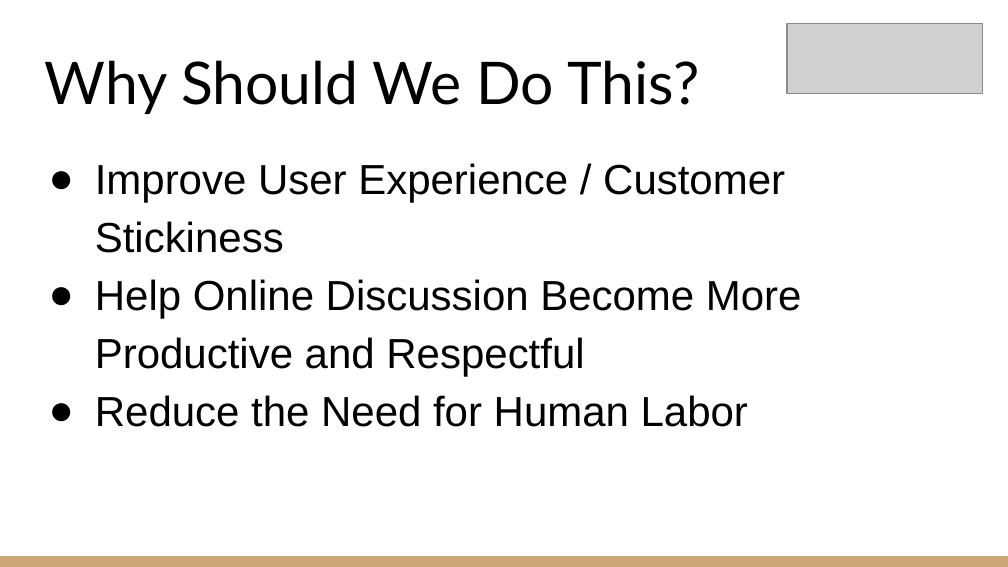
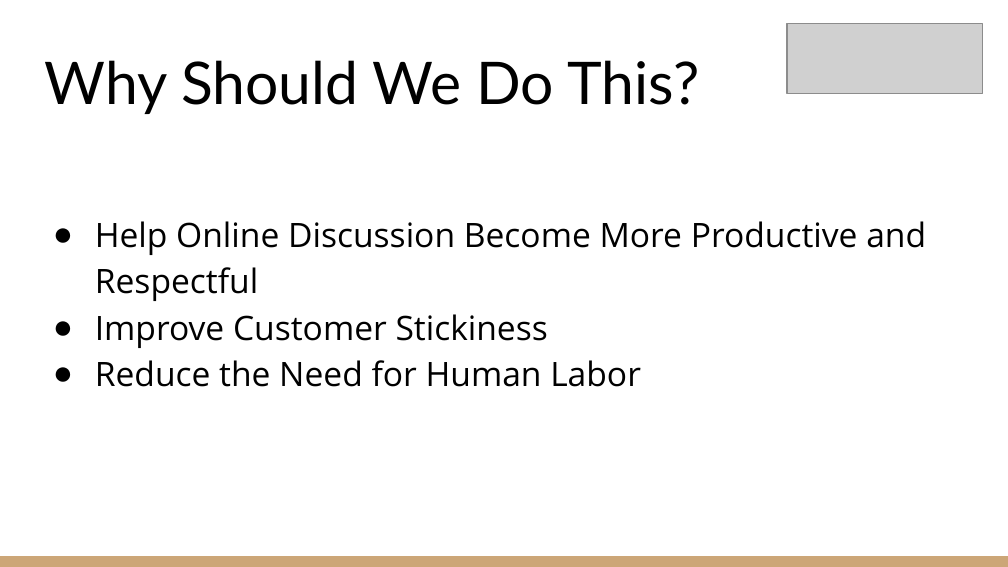
Before and after one commit to DarKenW/HoneyBadgerCoding, a slide deck: slide 5 of Project/Jigsaw Comments Classification.pptx (slide 2 before the commit). Drawn at 1008x567 pixels with LibreOffice and Linux fonts; fonts in the diff are those of the drawing; grey boxes stand for pictures. Boxes give left, top, right and bottom in pixels: in the first picture for what was removed or moved away, otherwise in the second. Text is boxed around its words. In the diff, an @@ line names an element or a change of style, - is before the commit and + after.

```diff
--- a/Project/Jigsaw Comments Classification.pptx
+++ b/Project/Jigsaw Comments Classification.pptx
@@ text at [95,163,785,253]: paragraph removed @@
-● Improve User Experience / Customer Stickiness
@@ text at [95,221,926,387]: size 30 to 24 pt, font Arial to Open Sans in "Help Online Discussion Become More Productive and ...", "Reduce the Need for Human Labor"; indent changed; more space between paragraphs @@
@@ text at [95,314,548,348]: paragraph added @@
+● Improve Customer Stickiness
```
Also in this commit, not shown: 7 other slides changed, 9 slides added, 7 slides removed, 4 other files.
